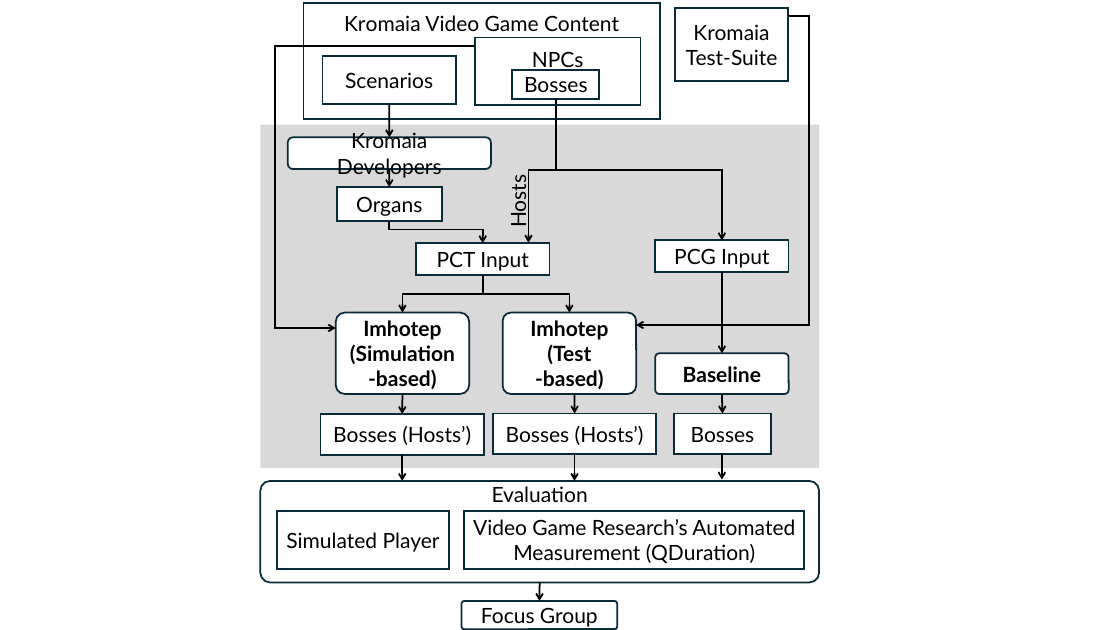
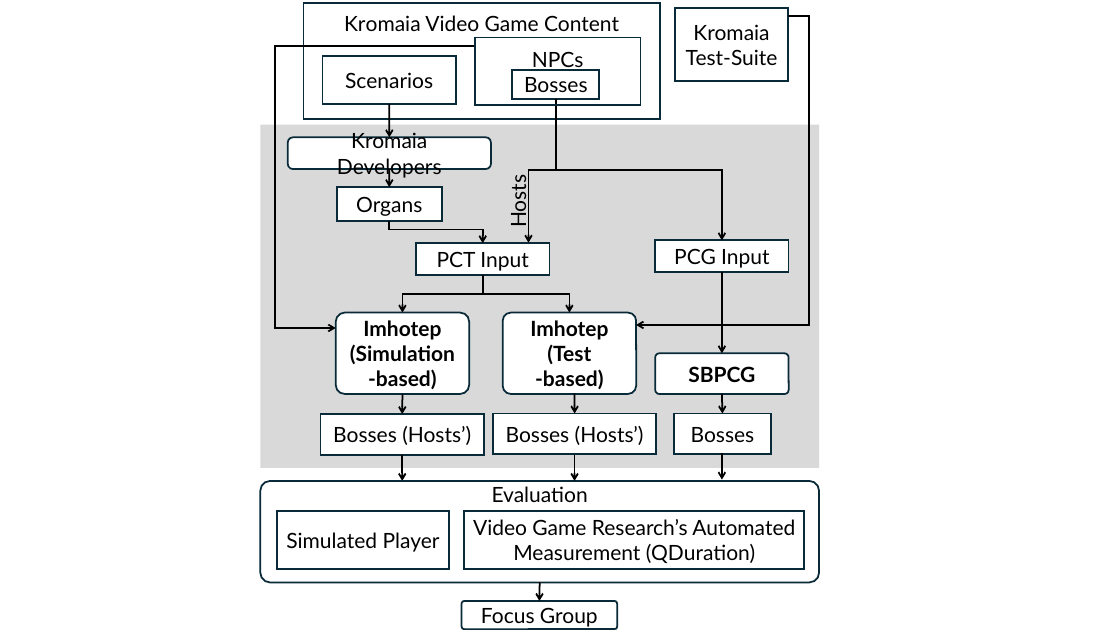
Before and after one commit to SOLAR-group/PCT, a slide deck: slide 1 of Figures/Source/EvalOverview.pptx. Drawn at 1120x630 pixels with LibreOffice and Linux fonts; fonts in the diff are those of the drawing. Boxes give left, top, right and bottom in pixels: in the first picture for what was removed or moved away, otherwise in the second. Text is boxed around its words. In the diff, an @@ line names an element or a change of style, - is before the commit and + after.

```diff
--- a/Figures/Source/EvalOverview.pptx
+++ b/Figures/Source/EvalOverview.pptx
@@ text in rounded rectangle at [688,366,755,382]: text changed @@
-Baseline
+SBPCG
```
Also in this commit, not shown: 2 other files.
